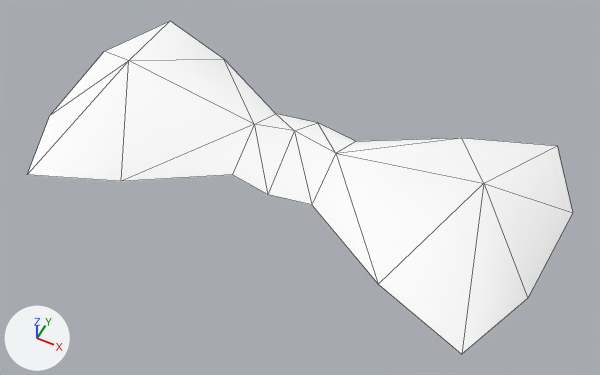
The glTF model public/3d/item/model__item__room.ofs_2948_0/2948head098_c.gltf: old version first, new version second.
One viewpoint serves both versions: a camera (50 mm lens) standing at (0.422, -0.825, 0.905) and looking at (0.035, -0.05, -0.065). The lights are fixed; the arrows at lower left show +X, +Y and +Z. The older version comes first. Mesh edges are drawn as thin lines.

Objects in the first picture: '2948head098_c'.
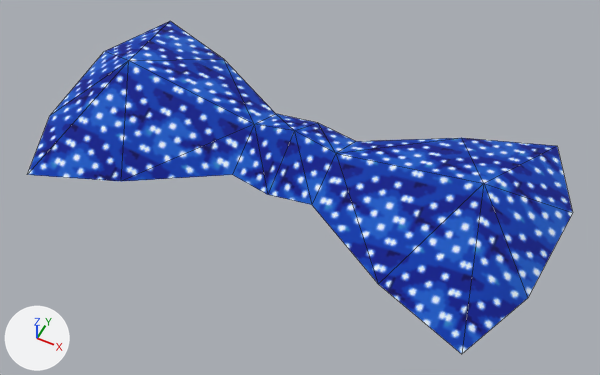
Location of each change, [x1, y1, x2, y2] in pixels of the pictures (600 x 375 px):
'2948head098_c', surface changed (white to blue)
    both: [27, 21, 573, 354]

The edits, one by one:
Picture 'zc08_rib12' (img_zc08_rib12) is new.
In material 'zc08_hat98' (mat_zc08_hat98), base_color is no longer (1.0, 1.0, 1.0), white #ffffff.
In material 'zc08_hat98' (mat_zc08_hat98), texture is now set to img_zc08_rib12.
